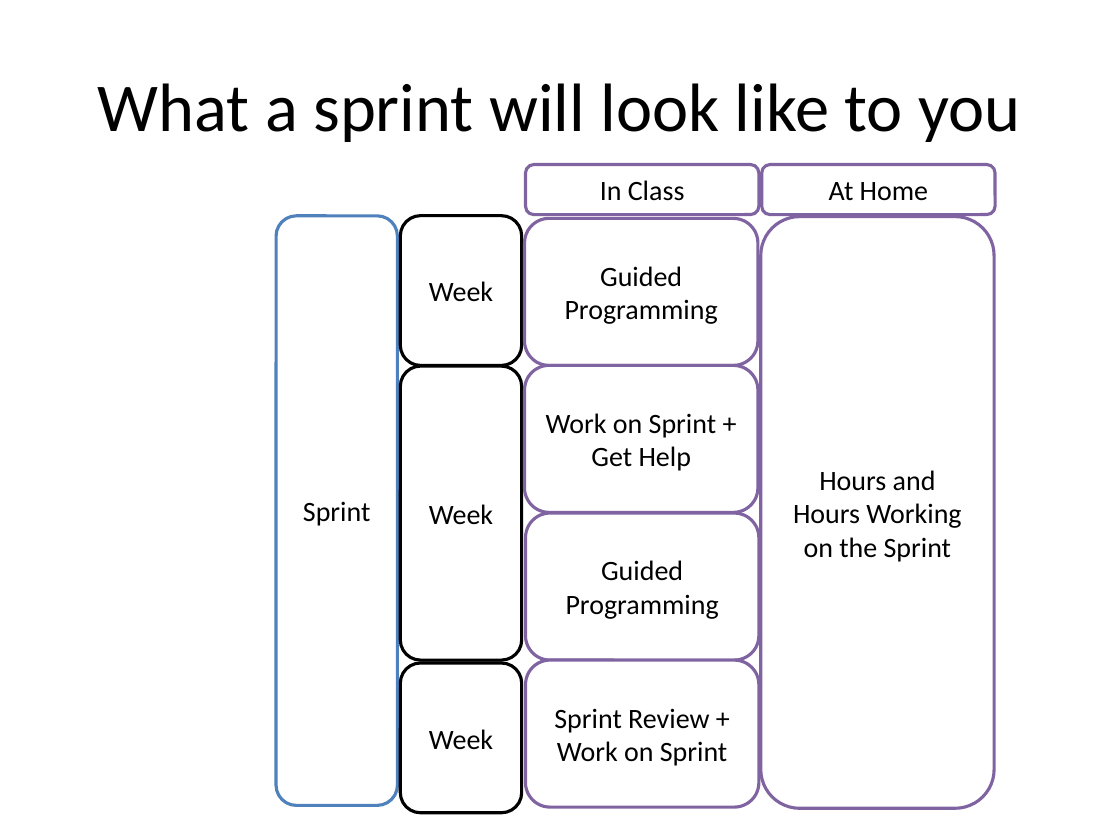
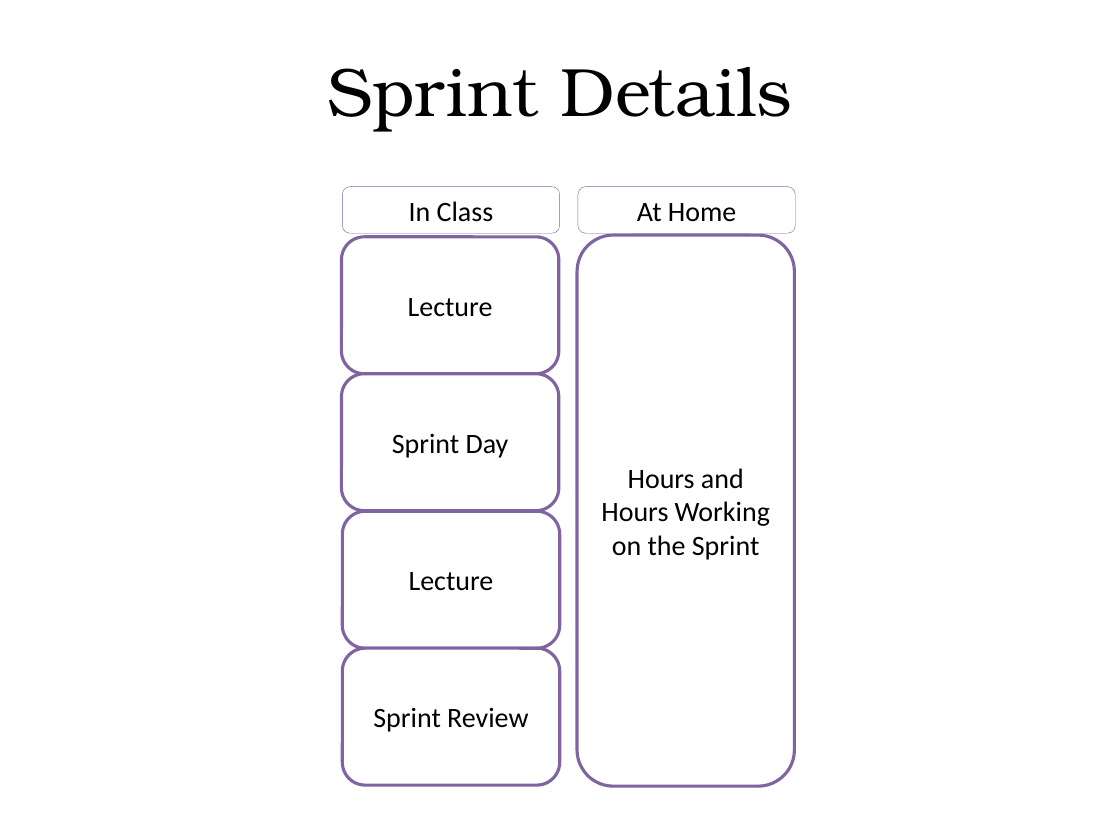
Before and after one commit to bricksphd/teaching, a slide deck: slide 5 of An Agile, Sprint-Based Course.pptx (slide 9 before the commit). Drawn at 1120x840 pixels with LibreOffice and Linux fonts; fonts in the diff are those of the drawing. Boxes give left, top, right and bottom in pixels: in the first picture for what was removed or moved away, otherwise in the second. Text is boxed around its words. In the diff, an @@ line names an element or a change of style, - is before the commit and + after.

```diff
--- a/An Agile, Sprint-Based Course.pptx
+++ b/An Agile, Sprint-Based Course.pptx
@@ title at <box>327,67,792,131</box>: text changed; font Calibri to TeX Gyre Bonum @@
-What a sprint will look like to you
+Sprint Details
@@ rounded rectangle "In Class": place and size @@
-rounded rectangle "In Class" at <box>525,165,758,215</box>
+rounded rectangle "In Class" at <box>343,187,560,234</box>
@@ rounded rectangle "In Class" at <box>343,187,560,234</box>: outline #8064A2 2 pt to #8064A2 0.25 pt @@
@@ rounded rectangle "At Home" at <box>578,187,795,234</box>: outline #8064A2 2 pt to #8064A2 0.25 pt @@
@@ rounded rectangle "At Home": place and size @@
-rounded rectangle "At Home" at <box>762,165,995,215</box>
+rounded rectangle "At Home" at <box>578,187,795,234</box>
@@ rounded rectangle removed at <box>277,216,398,805</box> @@
-Sprint
@@ rounded rectangle "Lecture": place and size @@
-rounded rectangle "Lecture" at <box>524,218,757,365</box>
+rounded rectangle "Lecture" at <box>342,236,559,373</box>
@@ rounded rectangle removed at <box>400,216,521,366</box> @@
-Week
@@ rounded rectangle "Hours and Hours Working on ...": place and size @@
-rounded rectangle "Hours and Hours Working on ..." at <box>760,216,993,808</box>
+rounded rectangle "Hours and Hours Working on ..." at <box>577,235,794,786</box>
@@ text in rounded rectangle at <box>408,298,493,317</box>: text changed @@
-Guided Programming
+Lecture
@@ rounded rectangle "Sprint Day": place and size @@
-rounded rectangle "Sprint Day" at <box>524,365,757,512</box>
+rounded rectangle "Sprint Day" at <box>342,374,559,511</box>
@@ rounded rectangle removed at <box>400,366,521,660</box> @@
-Week
@@ text in rounded rectangle at <box>392,433,509,458</box>: text changed @@
-Work on Sprint + Get Help
+Sprint Day
@@ rounded rectangle "Lecture": place and size @@
-rounded rectangle "Lecture" at <box>525,513,758,660</box>
+rounded rectangle "Lecture" at <box>343,512,560,648</box>
@@ text in rounded rectangle at <box>409,572,494,591</box>: text changed @@
-Guided Programming
+Lecture
@@ rounded rectangle "Sprint Review": place and size @@
-rounded rectangle "Sprint Review" at <box>525,660,758,806</box>
+rounded rectangle "Sprint Review" at <box>343,648,560,785</box>
@@ rounded rectangle removed at <box>400,663,521,813</box> @@
-Week
@@ text in rounded rectangle at <box>373,707,528,732</box>: text changed @@
-Sprint Review + Work on Sprint
+Sprint Review
```
Also in this commit, not shown: 8 other slides changed, 4 slides removed.
